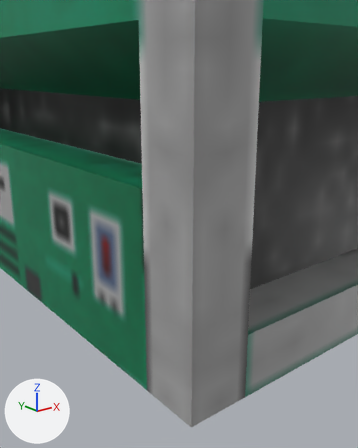
An edit to the Blender file src/main/resources/assets/eln/model/FuelGenerator50V/FuelGenerator50V.blend, drawn before and after from the same camera.
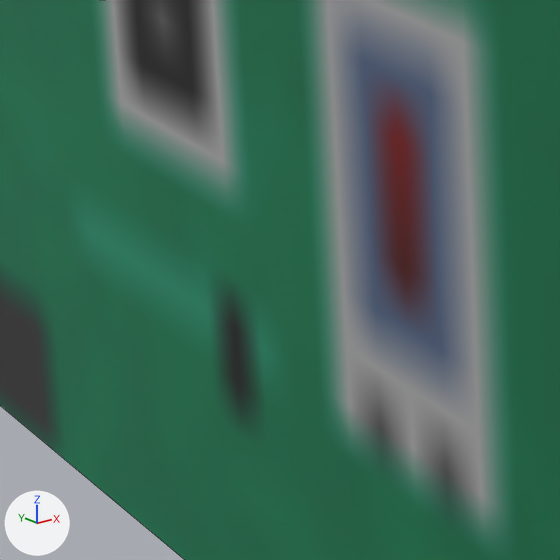
There are two pictures of each version: one from a camera (50 mm lens) standing at (-0.749, -0.911, -0.054) and looking at (-0.303, -0.354, -0.277), one close up on the part from 9% to 38% of the width and 49% to 72% of the height. Every picture has the same lights, and +X, +Y and +Z are marked at lower left. The close-ups show mesh edges as thin lines.

In view in the first close-up: 'main'.
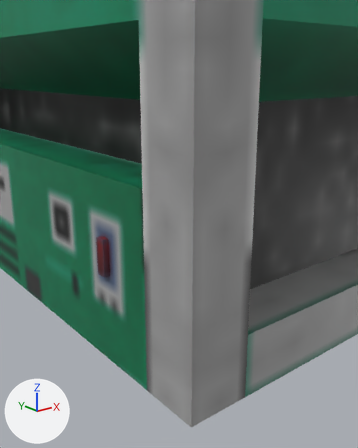
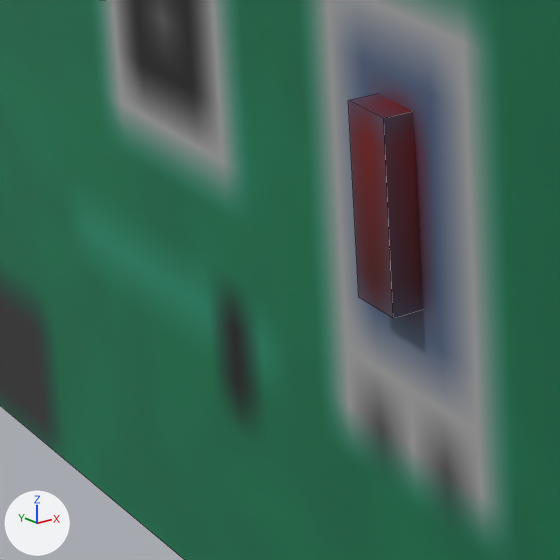
Commit message: Fuel generator finished

Where the change shows, as pixel boxes [x1, y1, x2, y2] in the close-ups (560 x 560 px):
'switch', added (brown)
    after: [348, 94, 422, 318]

Patch to the scene script:
```diff
--- a/src/main/resources/assets/eln/model/FuelGenerator50V/FuelGenerator50V.blend.py
+++ b/src/main/resources/assets/eln/model/FuelGenerator50V/FuelGenerator50V.blend.py
@@ me_switch @@
+me_switch.from_pydata(...)  # 8 vertices, 5 faces; spans x 0.189..0.2198, y -0.1392..-0.1202, z -0.0426..0.016
+me_switch.materials.append(mat_fuelgenerator)  # picture img_fuelgenerator
@@ ob_switch @@
+ob_switch = bpy.data.objects.new('switch', me_switch)
+ob_switch.location = (-0.5982, -0.1693, -0.3081)
```
